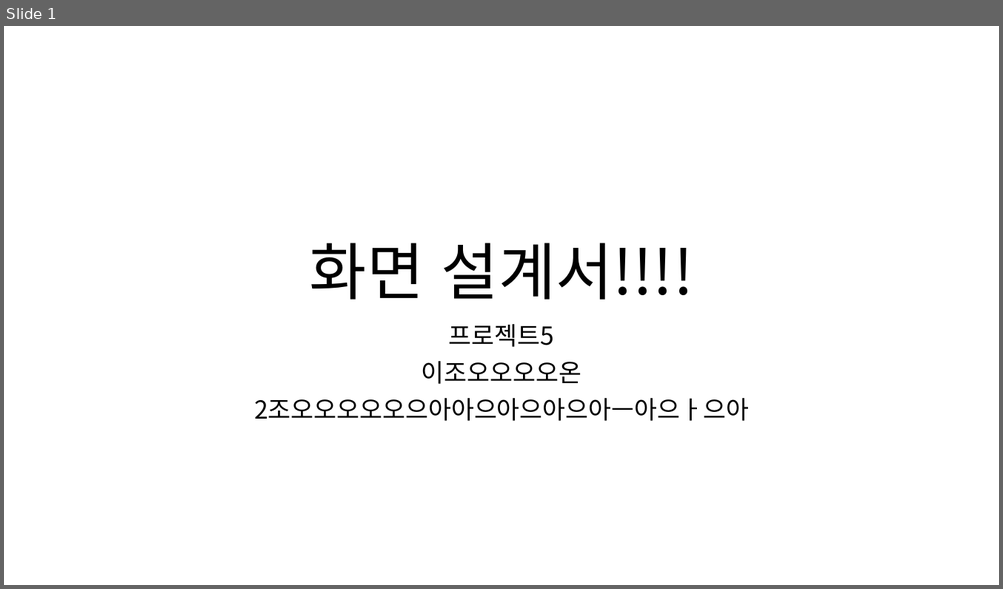
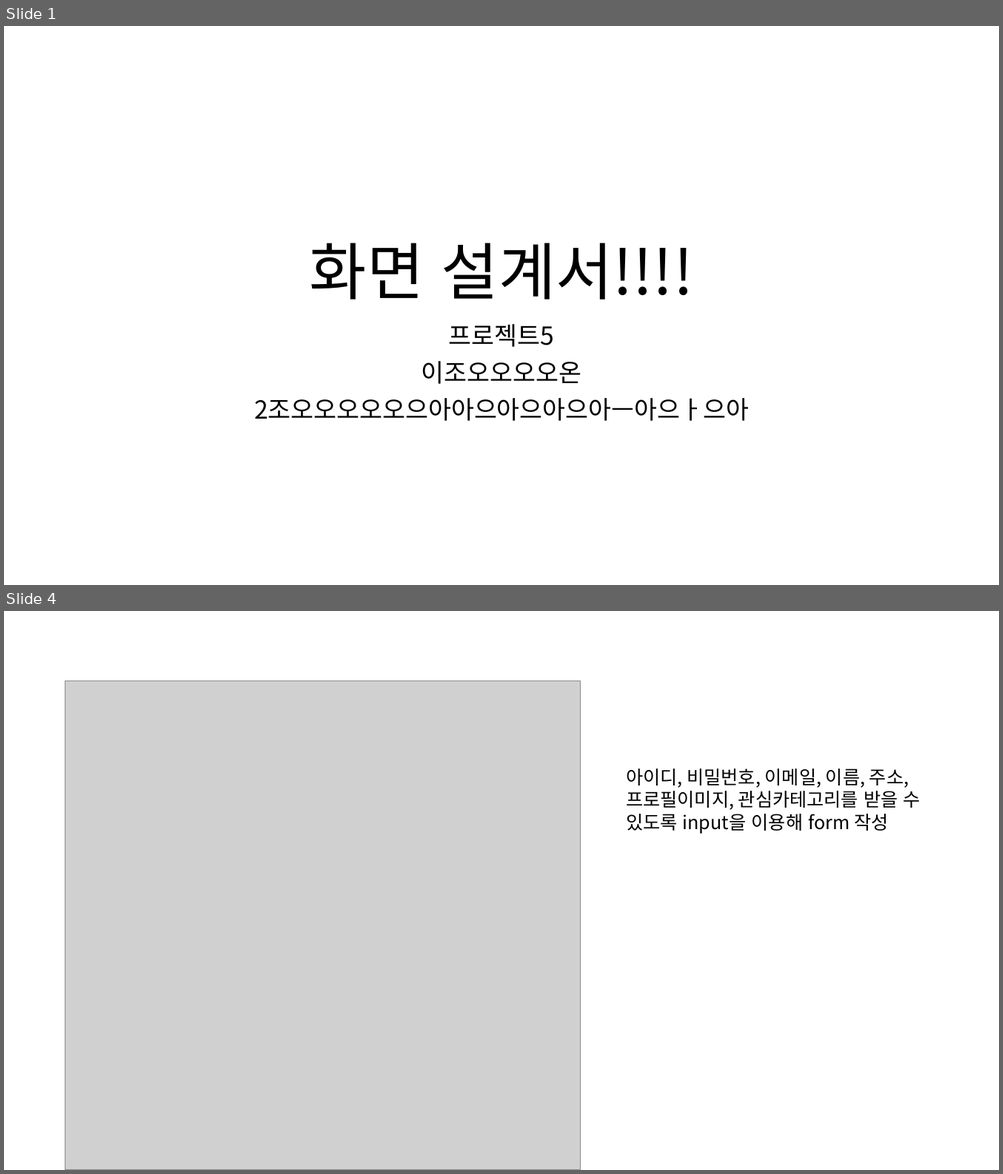
Before and after one commit to ezenteam2/e-Zone, a slide deck: 0 발표용 파워포인트/0417 3차발표/0417 project05 - 파워포인트 - 형준.pptx. Shown one above the other, each under a label of ours: slide 1 before the commit, slides 1 and 4 after it; the slides between them are not shown. The pictures are 1003x589 and 1003x1174 pixels, drawn with LibreOffice and Linux fonts; fonts in the diff are those of the drawing; grey boxes stand for pictures. Boxes give left, top, right and bottom in pixels: in the first picture for what was removed or moved away, otherwise in the second. Text is boxed around its words. In the diff, an @@ line names an element or a change of style, - is before the commit and + after.

```diff
--- a/0 발표용 파워포인트/0417 3차발표/0417 project05 - 파워포인트 - 형준.pptx
+++ b/0 발표용 파워포인트/0417 3차발표/0417 project05 - 파워포인트 - 형준.pptx
@@ slide 4 added at (4, 611, 999, 1170), background #FFFFFF @@
@@ picture added at (65, 681, 580, 1170) @@
@@ text added at (626, 769, 920, 834), 18 pt, text #000000 @@
+아이디, 비밀번호, 이메일, 이름, 주소, 프로필이미지, 관심카테고리를 받을 수 있도록 input을 이용해 form 작성
```
Also in this commit, not shown: 13 other slides added, 1 other file.
